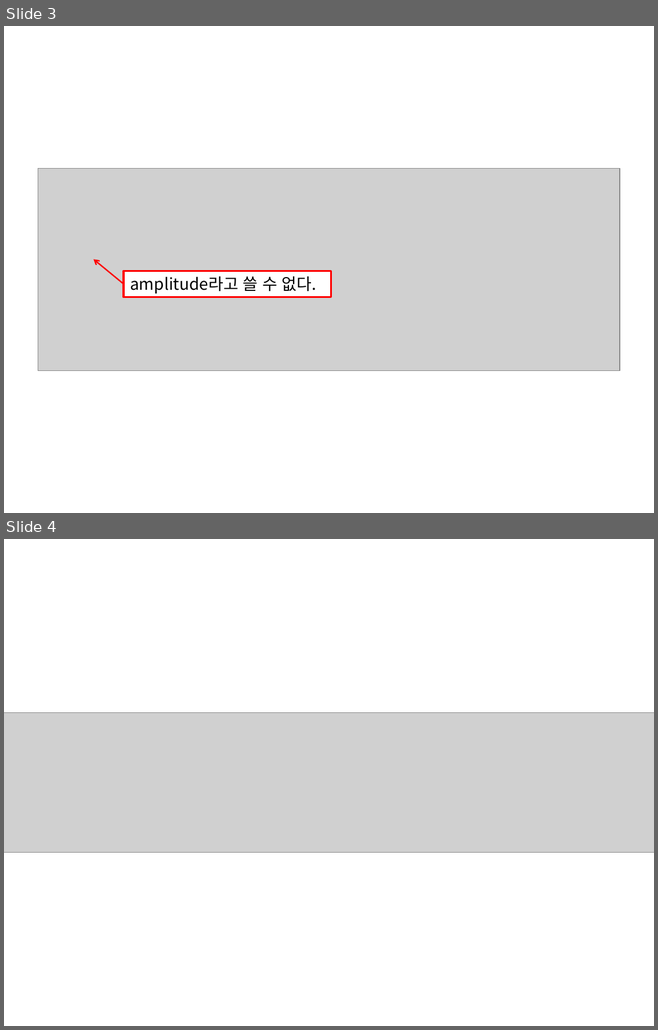
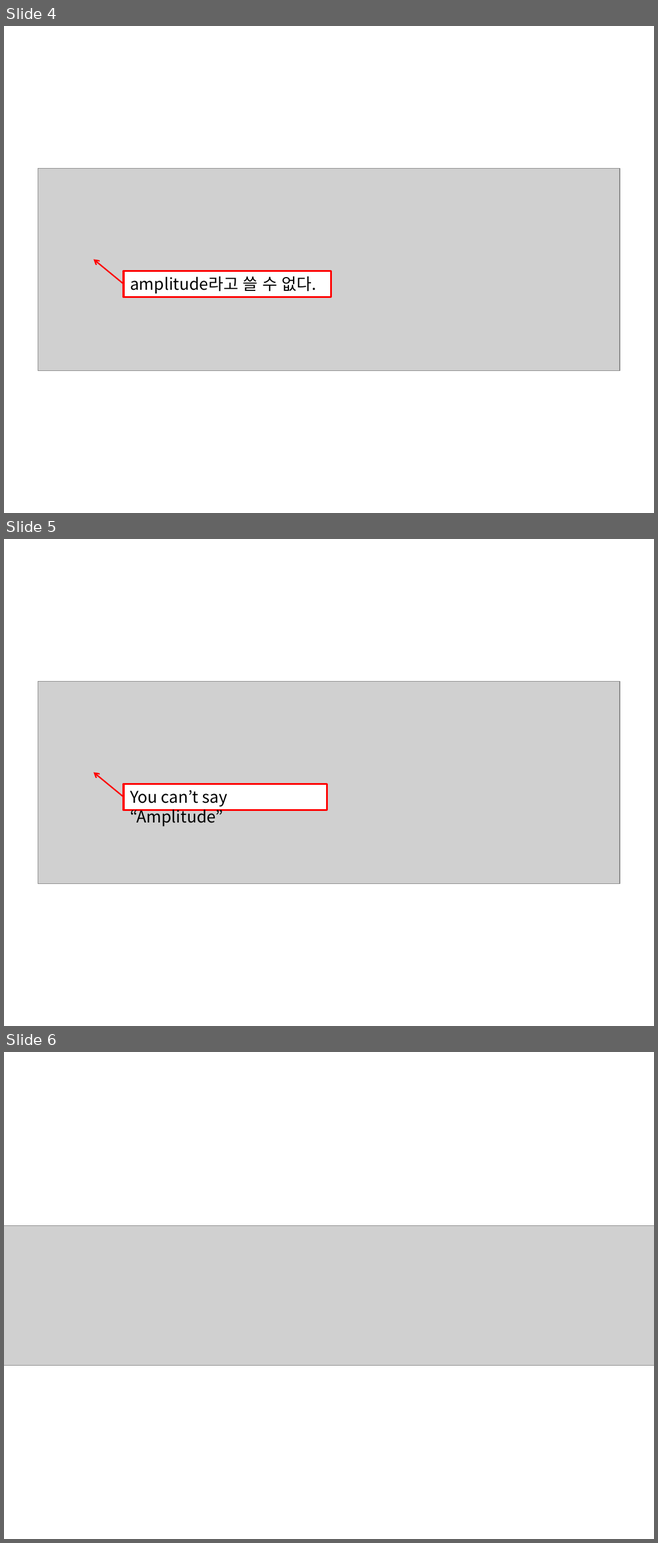
Before and after one commit to answeredbyablemind/answeredbyablemind.github.io, a slide deck: pics/2022-01-04-sinusoids/pics.pptx. Shown one above the other, each under a label of ours: slides 3 and 4 before the commit, slides 4, 5 and 6 after it. The pictures are 658x1030 and 658x1543 pixels, drawn with LibreOffice and Linux fonts; fonts in the diff are those of the drawing; grey boxes stand for pictures. Boxes give left, top, right and bottom in pixels: in the first picture for what was removed or moved away, otherwise in the second. Text is boxed around its words. In the diff, an @@ line names an element or a change of style, - is before the commit and + after.

```diff
--- a/pics/2022-01-04-sinusoids/pics.pptx
+++ b/pics/2022-01-04-sinusoids/pics.pptx
@@ slide 5 added at bbox=[4, 539, 654, 1026], background #FFFFFF @@
@@ picture added at bbox=[38, 681, 620, 884] @@
@@ arrow added from (123, 797) to (94, 772), #FF0000 1.5 pt @@
@@ rectangle added at bbox=[123, 784, 327, 810], fill #FFFFFF, outline #FF0000 2.25 pt, 18 pt, text #000000 @@
+You can’t say “Amplitude”
@@ what was slide 3 is now slide 4 @@
@@ what was slide 4 is now slide 6 @@
```
Also in this commit, not shown: 2 other slides added, 18 other files.
